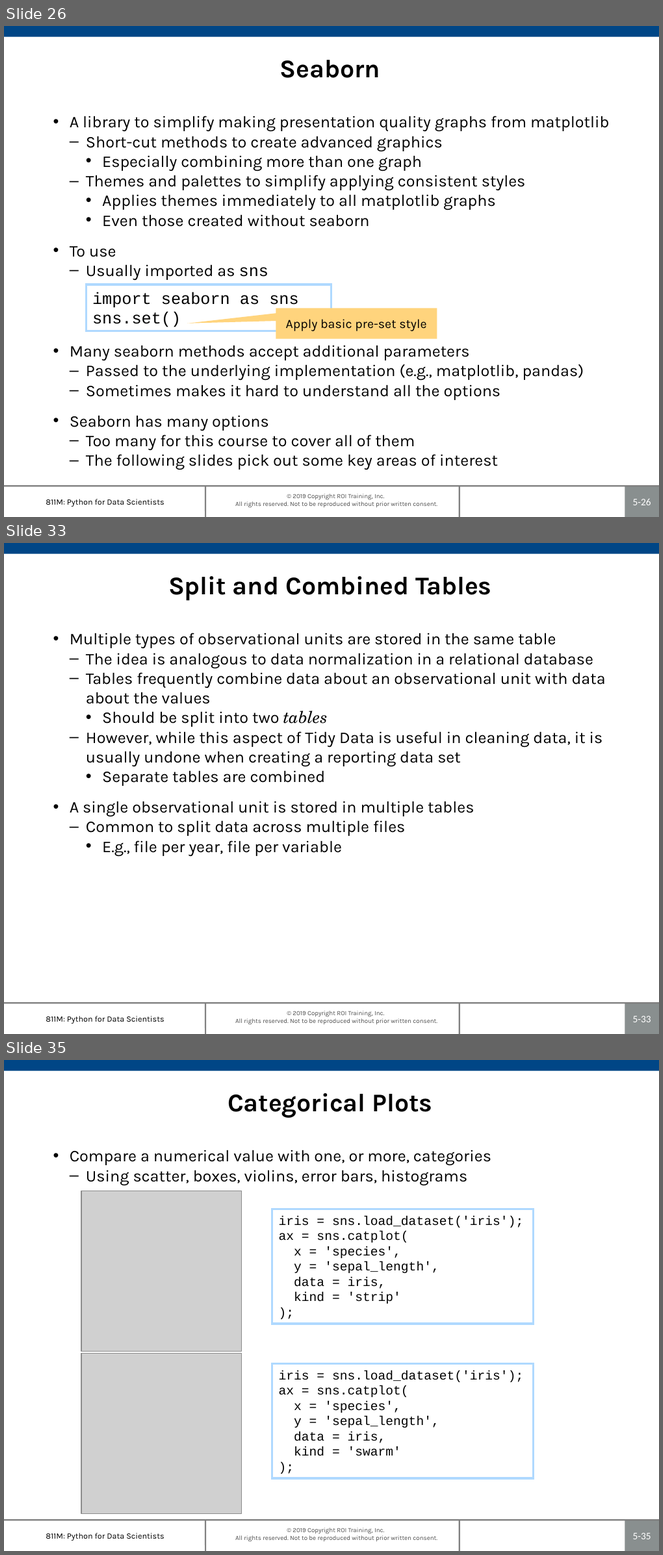
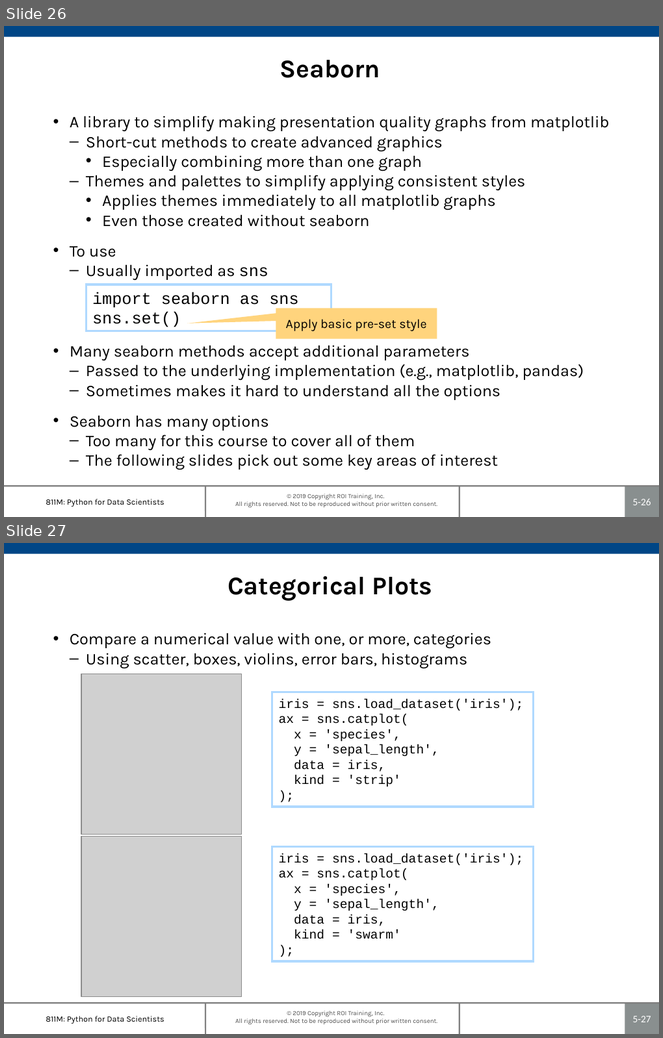
Before and after one commit to roitraining/PythonProgram, a slide deck: Day5-Plotting/Ch05-PlottingAndVisualization.pptx. Shown one above the other, each under a label of ours: slides 26, 33 and 35 before the commit, slides 26 and 27 after it; the slides between them are not shown. The pictures are 663x1555 and 663x1038 pixels, drawn with LibreOffice and Linux fonts; fonts in the diff are those of the drawing; grey boxes stand for pictures; background and template pictures are left out. Boxes give left, top, right and bottom in pixels: in the first picture for what was removed or moved away, otherwise in the second. Text is boxed around its words. In the diff, an @@ line names an element or a change of style, - is before the commit and + after.

```diff
--- a/Day5-Plotting/Ch05-PlottingAndVisualization.pptx
+++ b/Day5-Plotting/Ch05-PlottingAndVisualization.pptx
@@ slide 33 removed at [4,543,659,1034], background #FFFFFF; not listed: 7 template elements that a slide beside it also shows @@
@@ title removed at [168,576,492,601] @@
-Split and Combined Tables
@@ text removed at [70,633,606,856] @@
-• Multiple types of observational units are stored in the same table
-  – The idea is analogous to data normalization in a relational database
-  – Tables frequently combine data about an observational unit with data about the values
-    • Should be split into two tables
-  – However, while this aspect of Tidy Data is useful in cleaning data, it is usually undone when creating a reporting data set
-    • Separate tables are combined
-• A single observational unit is stored in multiple tables
-  – Common to split data across multiple files
-    • E.g., file per year, file per variable
@@ what was slide 35 is now slide 27 @@
@@ page number at [633,1016,651,1023]: text changed @@
-5-35
+5-27
```
Also in this commit, not shown: 1 slide changed, 8 other slides removed.
